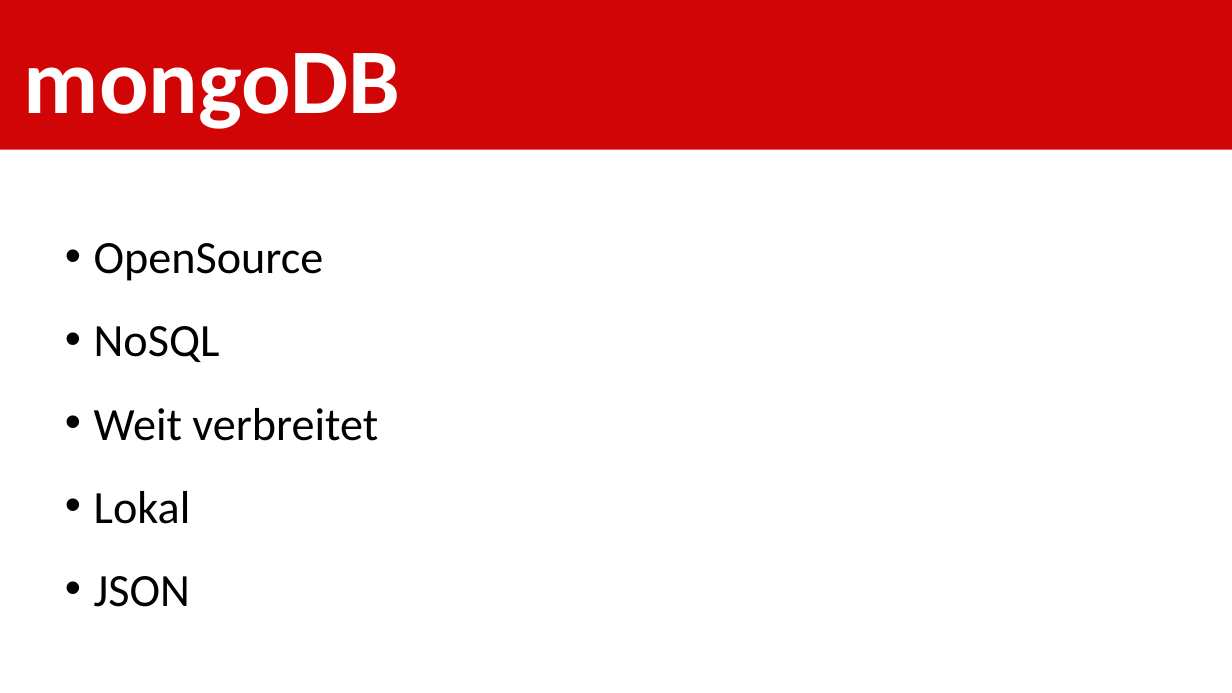
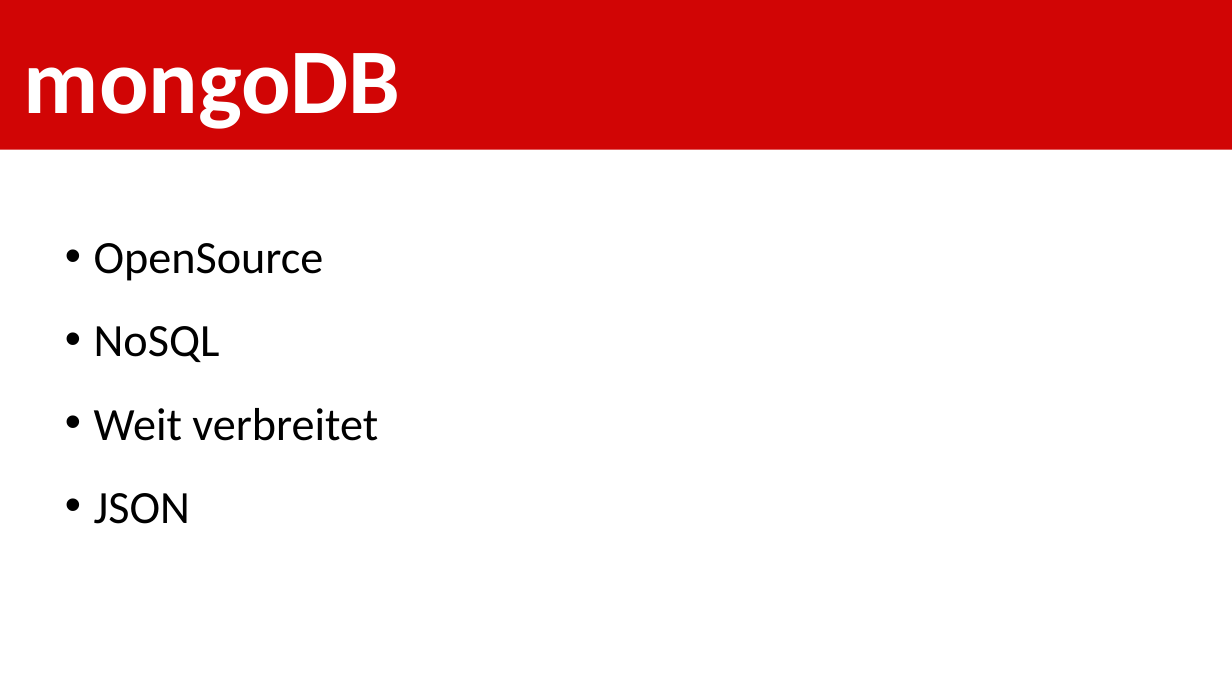
Before and after one commit to shylux/ch.bfh.bti7081.s2015.rot, a slide deck: slide 8 of doc/task09/Softwarearchitektur.pptx (slide 7 before the commit). Drawn at 1232x693 pixels with LibreOffice and Linux fonts; fonts in the diff are those of the drawing. Boxes give left, top, right and bottom in pixels: in the first picture for what was removed or moved away, otherwise in the second. Text is boxed around its words. In the diff, an @@ line names an element or a change of style, - is before the commit and + after.

```diff
--- a/doc/task09/Softwarearchitektur.pptx
+++ b/doc/task09/Softwarearchitektur.pptx
@@ text at (x1=94, y1=491, x2=191, y2=524): paragraph removed @@
-• Lokal
```
Also in this commit, not shown: 1 other slide changed, 2 slides added, 1 slide removed, 2 other files.
